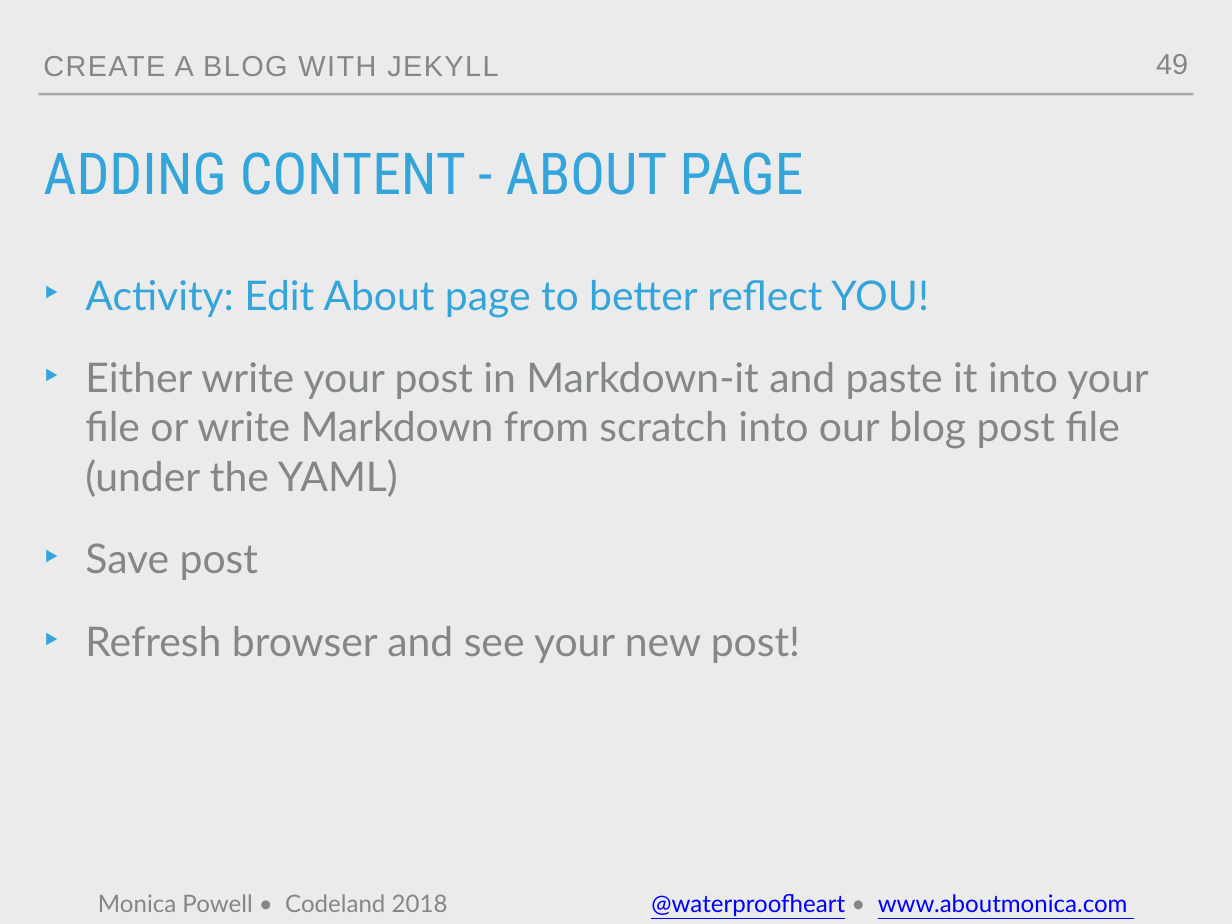
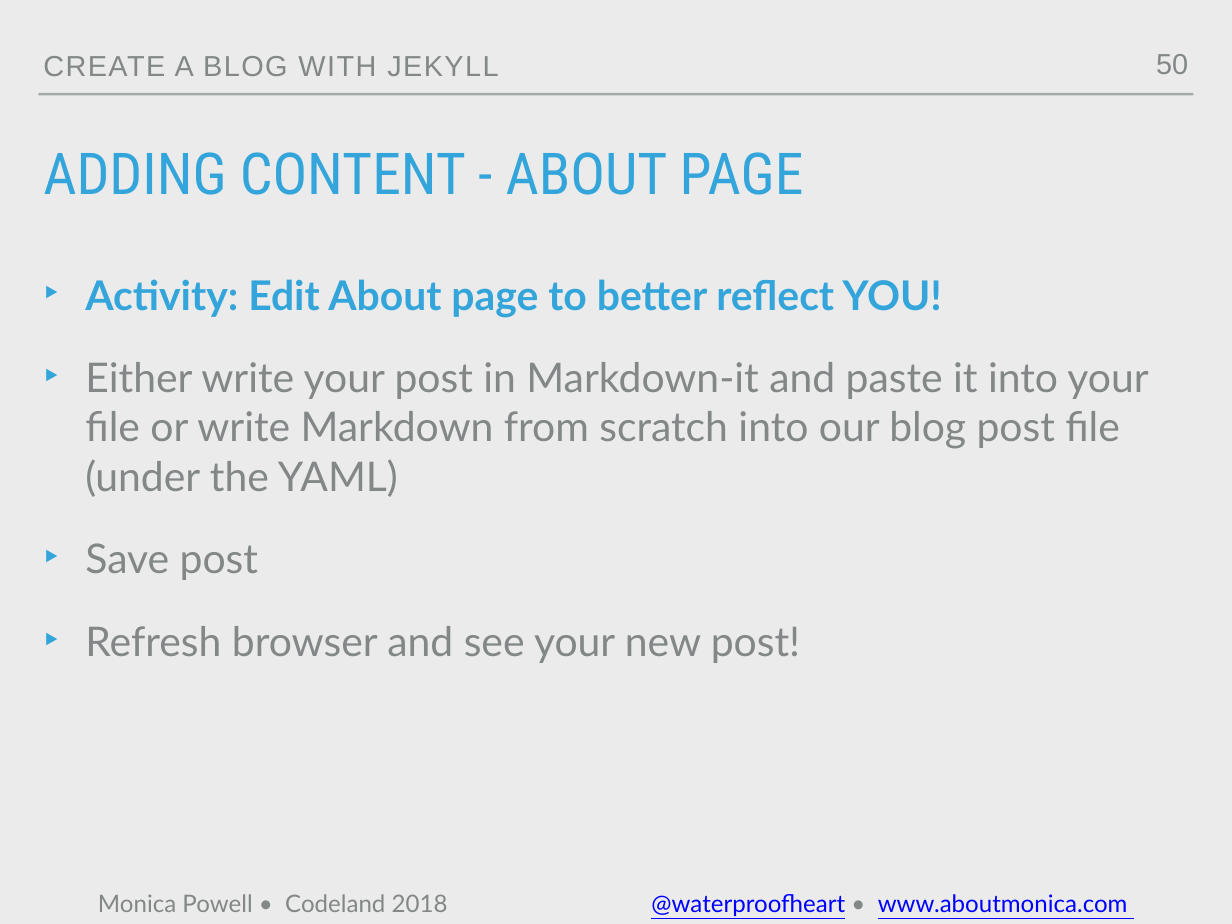
Before and after one commit to M0nica/codeland-workshop, a slide deck: slide 50 of codeland2018.pptx (slide 49 before the commit). Drawn at 1232x924 pixels with LibreOffice and Linux fonts; fonts in the diff are those of the drawing; background and template pictures are left out. Boxes give left, top, right and bottom in pixels: in the first picture for what was removed or moved away, otherwise in the second. Text is boxed around its words. In the diff, an @@ line names an element or a change of style, - is before the commit and + after.

Commit message:
updated pdf and pptx to reflect latest keynote

```diff
--- a/codeland2018.pptx
+++ b/codeland2018.pptx
@@ page number at <box>1156,54,1188,74</box>: text changed @@
-49
+50
@@ text at <box>85,279,942,318</box>: bold on in "Activity: Edit About page to better reflect ..." @@
```
Also in this commit, not shown: 15 other slides changed, 1 slide added, 1 other file.
